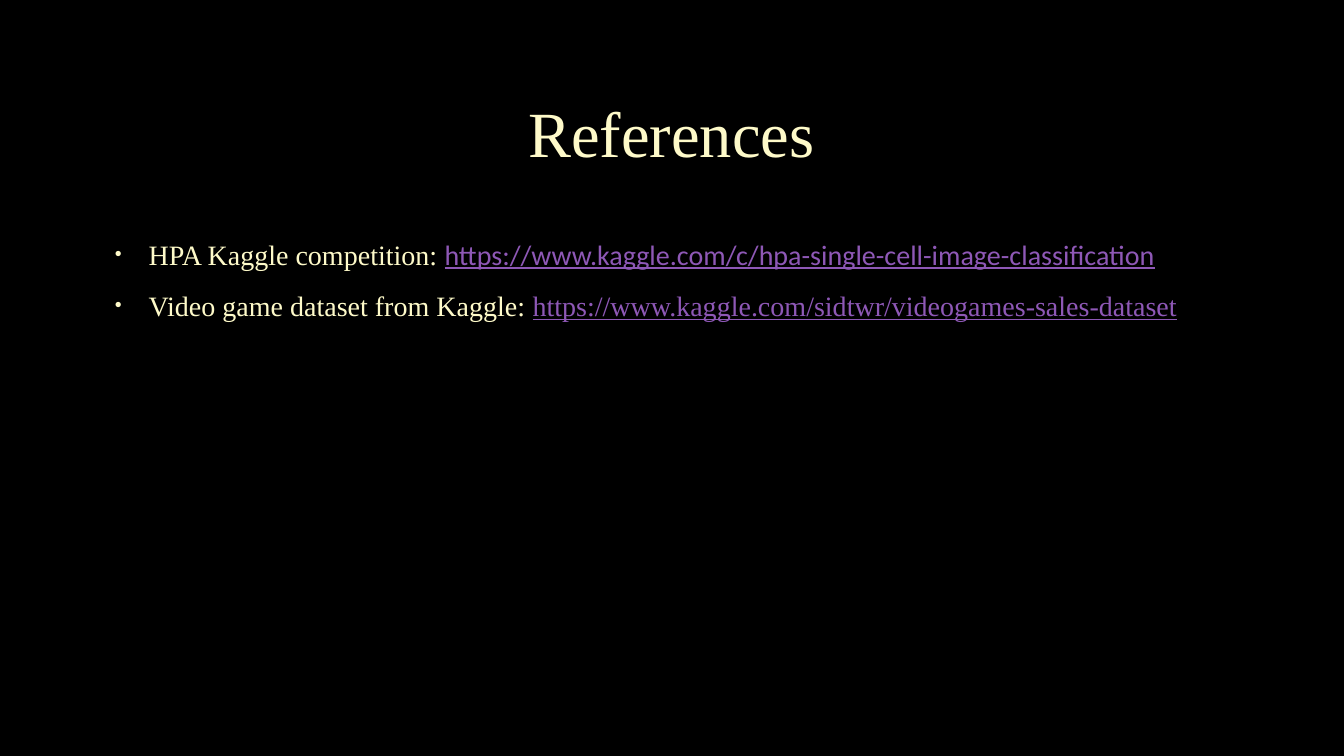
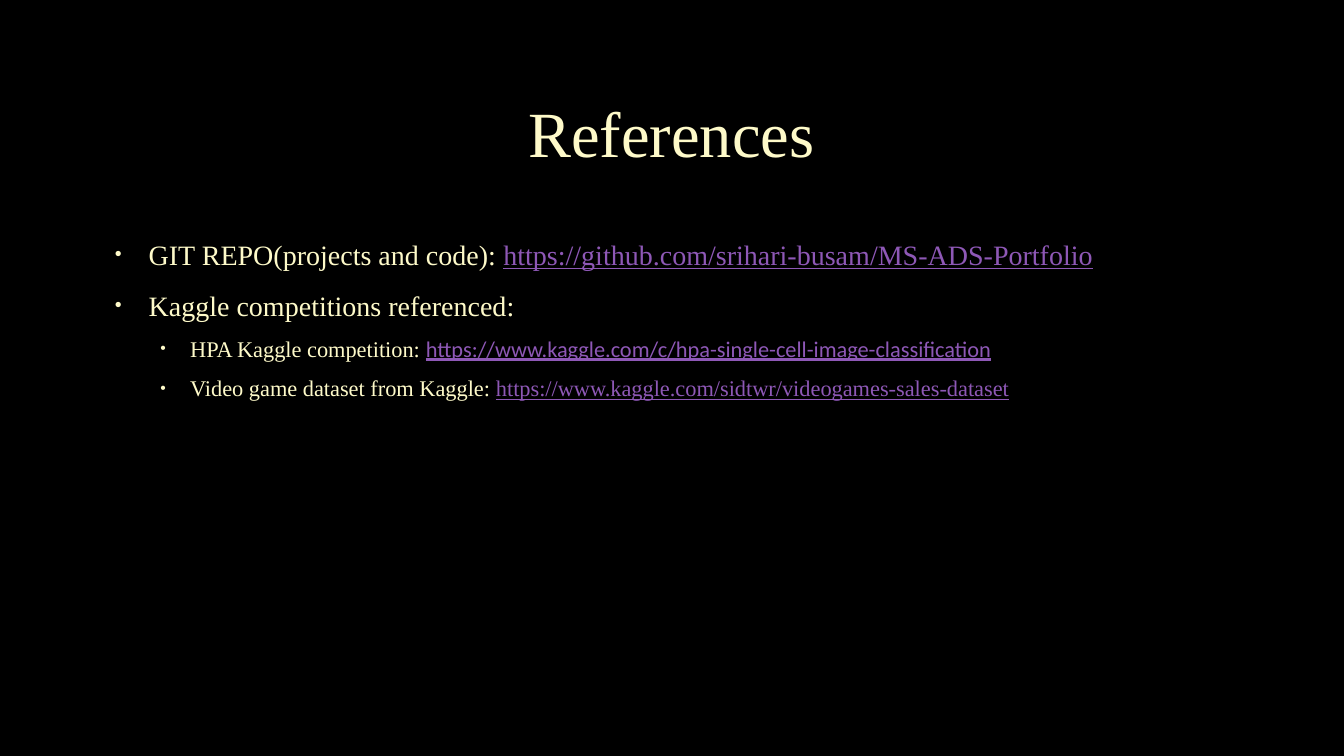
Before and after one commit to srihari-busam/MS-ADS-Portfolio, a slide deck: slide 18 of Srihari_Busam_MS-ADS-Presentation.pptx. Drawn at 1344x756 pixels with LibreOffice and Linux fonts; fonts in the diff are those of the drawing; background and template pictures are left out. Boxes give left, top, right and bottom in pixels: in the first picture for what was removed or moved away, otherwise in the second. Text is boxed around its words. In the diff, an @@ line names an element or a change of style, - is before the commit and + after.

Commit message:
added git repo in presenation

```diff
--- a/Srihari_Busam_MS-ADS-Presentation.pptx
+++ b/Srihari_Busam_MS-ADS-Presentation.pptx
@@ text at <box>149,245,1092,321</box>: paragraphs added @@
+• GIT REPO(projects and code): https://github.com/srihari-busam/MS-ADS-Portfolio
+• Kaggle competitions referenced:
@@ text at <box>190,341,1009,401</box>: size 20 to 16 pt in "HPA Kaggle competition: https://www.kaggle.com/c/hpa-single- ...", "Video game dataset from Kaggle: https://www.kaggle.com/sidtw ..."; list level 1 to 2 in "HPA Kaggle competition: https://www.kaggle.com/c/hpa-single- ..."; line spacing 1.1 to 1; list level 1 to 2 in "Video game dataset from Kaggle: ..." @@
```
